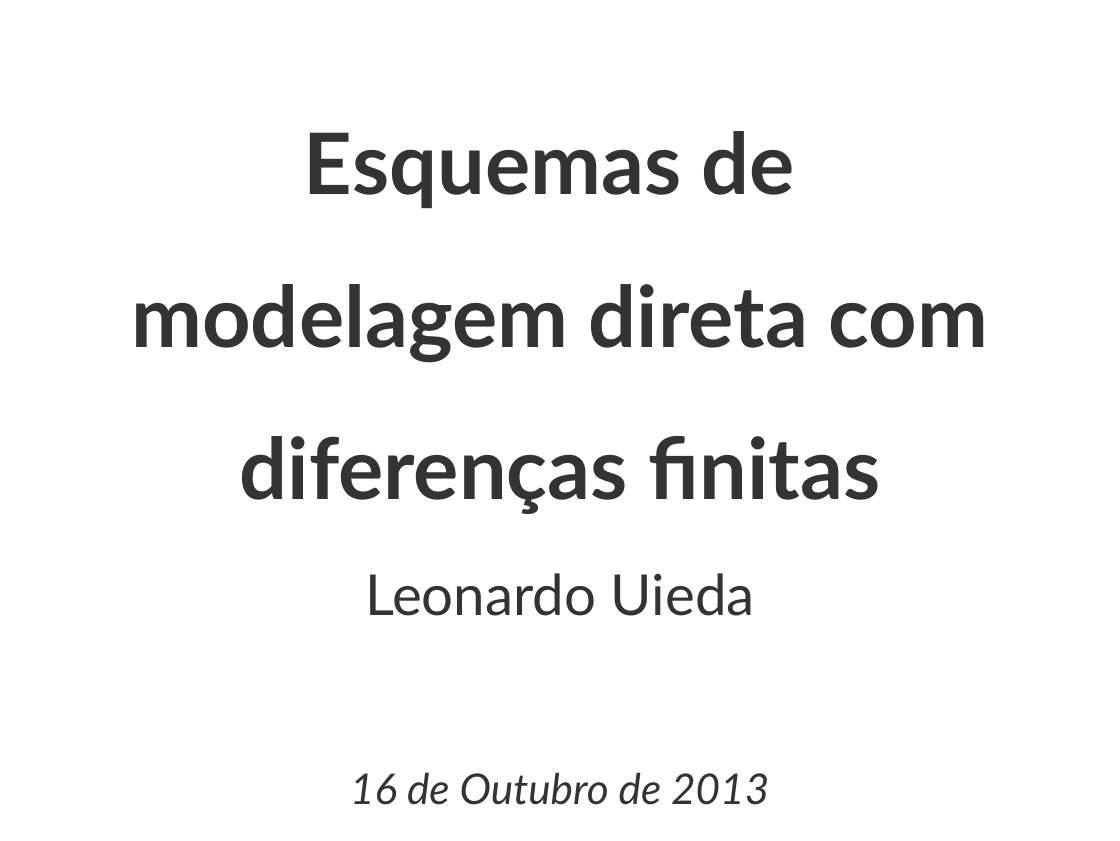
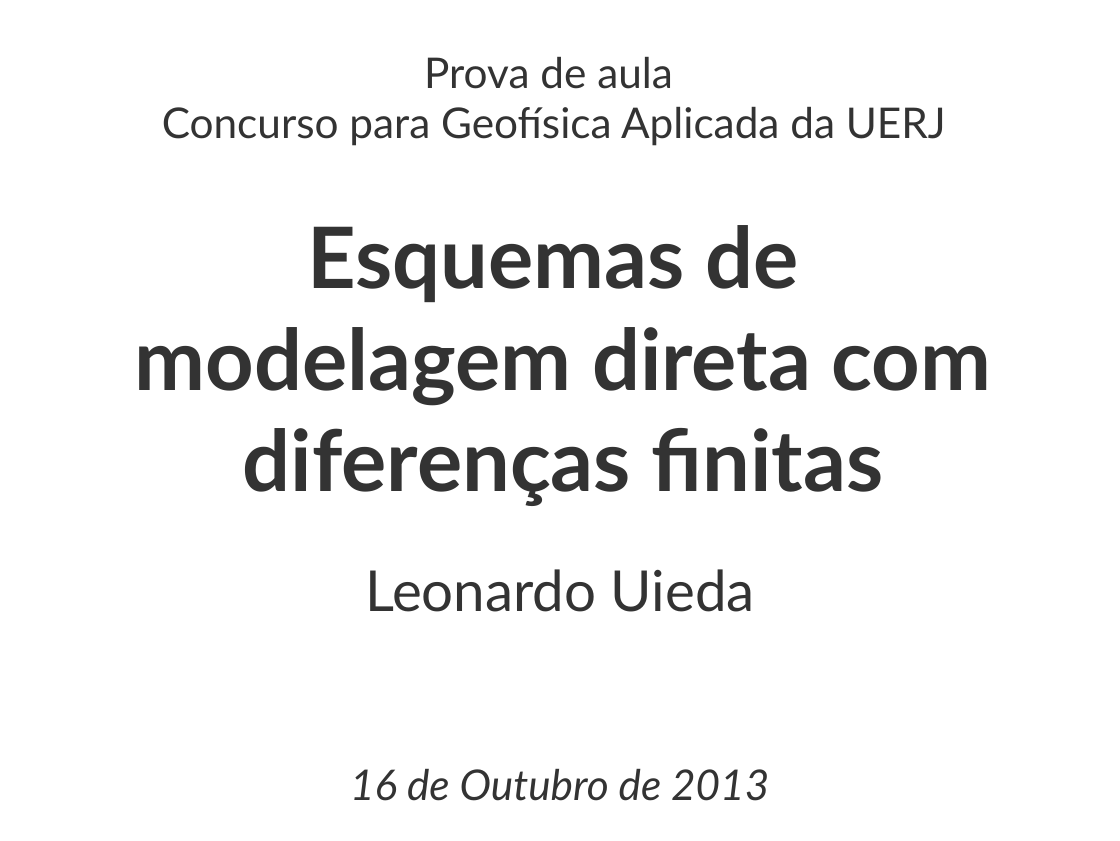
Before and after one commit to leouieda/aula-diferencas-finitas, a slide deck: slide 1 of modelagem-direta-diferencas-finitas.odp. Drawn at 1120x841 pixels with LibreOffice and Linux fonts; fonts in the diff are those of the drawing. Boxes give left, top, right and bottom in pixels: in the first picture for what was removed or moved away, otherwise in the second. Text is boxed around its words. In the diff, an @@ line names an element or a change of style, - is before the commit and + after.

```diff
--- a/modelagem-direta-diferencas-finitas.odp
+++ b/modelagem-direta-diferencas-finitas.odp
@@ text added at box(162, 56, 946, 146), 30 pt, text #333333 @@
+Prova de aula
+Concurso para Geofísica Aplicada da UERJ
@@ title "Esquemas de modelagem direta com ...": place and size @@
-title "Esquemas de modelagem direta com ..." at box(131, 131, 989, 514)
+title "Esquemas de modelagem direta com ..." at box(135, 225, 992, 506)
@@ title "Esquemas de modelagem direta com ..." at box(135, 225, 992, 506): line spacing 1.5 to 1 @@
@@ subtitle "Leonardo Uieda": place and size @@
-subtitle "Leonardo Uieda" at box(350, 573, 769, 805)
+subtitle "Leonardo Uieda" at box(350, 569, 769, 801)
```
Also in this commit, not shown: 1 slide added.
